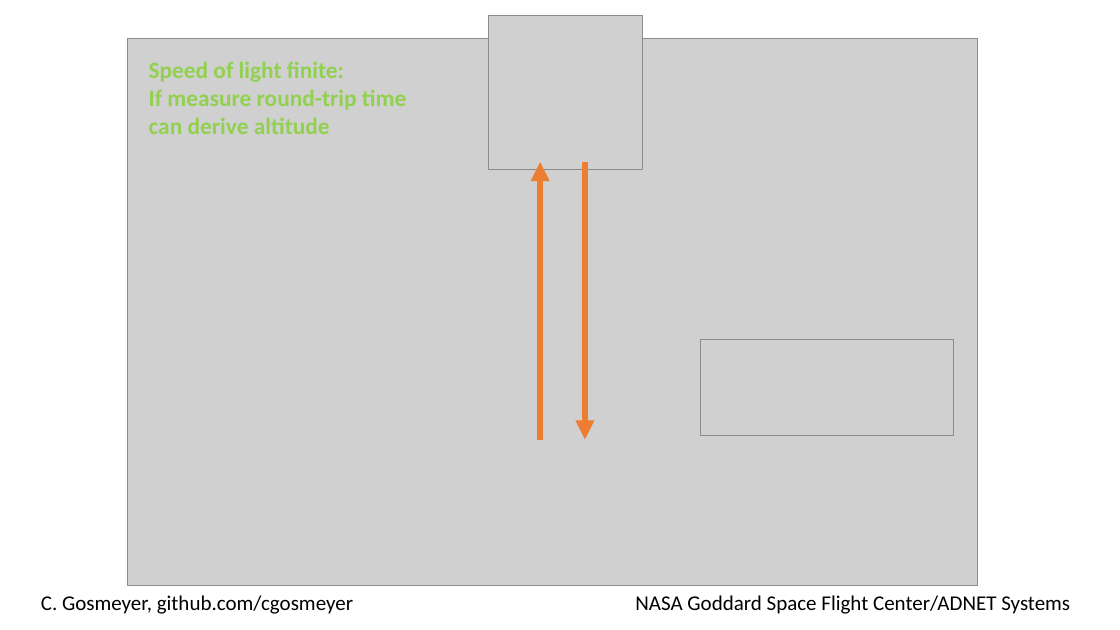
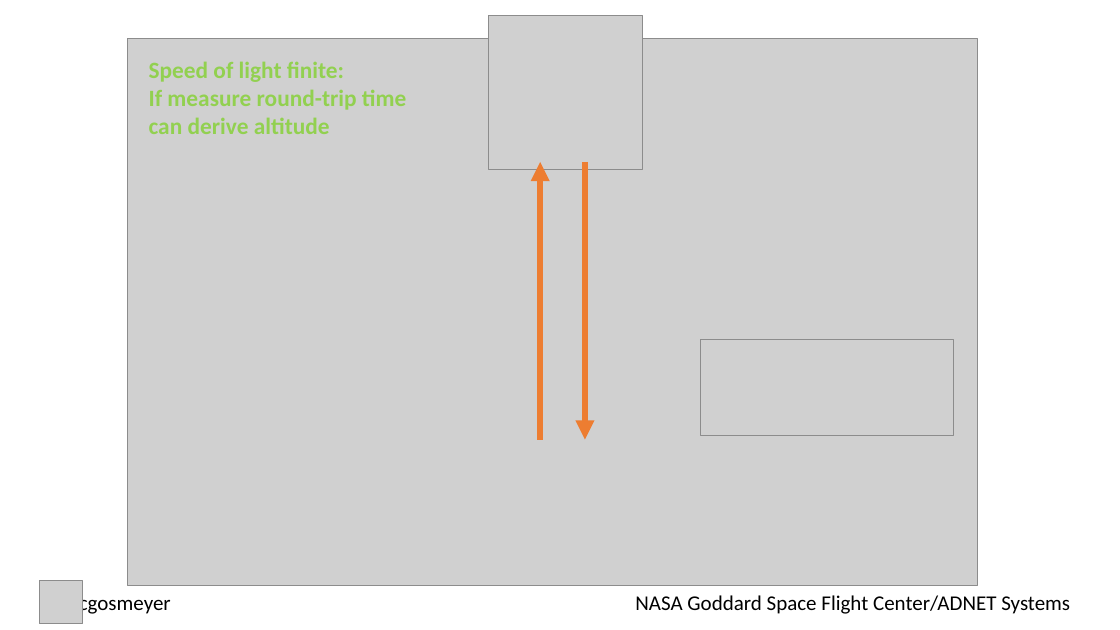
Before and after one commit to cgosmeyer/scipy2019, a slide deck: slide 3 of SciPy2019_LightningTalk.pptx. Drawn at 1120x630 pixels with LibreOffice and Linux fonts; fonts in the diff are those of the drawing; grey boxes stand for pictures. Boxes give left, top, right and bottom in pixels: in the first picture for what was removed or moved away, otherwise in the second. Text is boxed around its words. In the diff, an @@ line names an element or a change of style, - is before the commit and + after.

```diff
--- a/SciPy2019_LightningTalk.pptx
+++ b/SciPy2019_LightningTalk.pptx
@@ picture added at [39,581,82,624] @@
@@ text at [79,592,171,616]: text changed @@
-C. Gosmeyer, github.com/cgosmeyer
+cgosmeyer
```
Also in this commit, not shown: 7 other slides changed.
